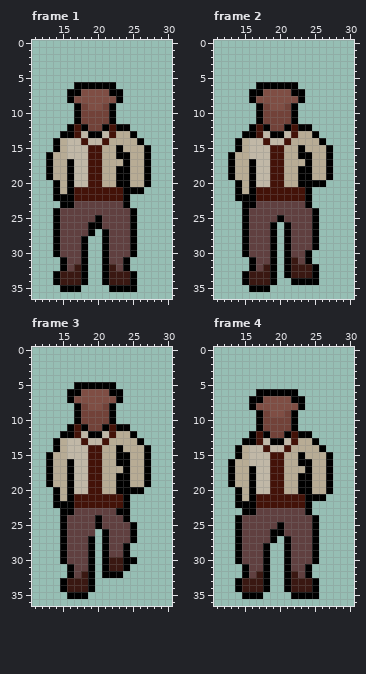
Edited in one commit: animated GIF sprite (packages/client/src/assets/villager/villager_up.gif). The picture above was drawn from the file before the commit.
The file is 80x80 pixels, drawn in blocks of 2x2; one block is one cell here. Shown: frame 1: x 11..30, y 0..36; frame 2: x 11..30, y 0..36; frame 3: x 11..30, y 0..36; frame 4: x 11..30, y 0..36. The commit also changed other frames, which this record leaves out.
Once edited:
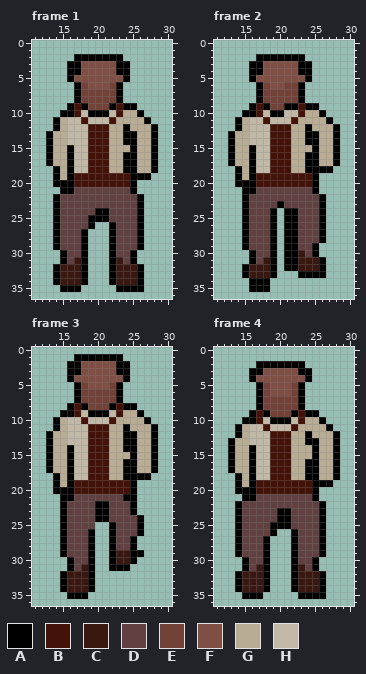
Palette (. is transparent): A #000000  B #431208  C #3a1812  D #604040  E #724239  F #7f4e44  G #b8ac95  H #c1b8a7
Change:
Changed rows in their new state; - is an unchanged pixel.
Frame 1:
first column x 13:
 2 ----AAAAAAA-----
 3 ---AAFFFFFAA----
 4 ---AAFFFFFAA----
 5 ---AFFFFFFFA----
 6 -----EFFFEA-----
 7 ---.-EEEEE------
 8 ---.AEEEEE------
 9 ---ABAEE--BAA---
10 --AABHAAAHBGGA--
11 -AGHHBHHHBGGGGA-
12 -AGHHHBBBGG-GGGA
13 AGGHH-BBBG-A-GGA
14 AG---HBB---AAGGA
15 AG-A----B-G-A-GA
16 ---A----B-G-A-GA
17 --------B---A-GA
18 .A------B-G-A-GA
19 .A--BB--BBBBAA--
20 --A-BB--BBBBA..-
21 -.A-DDDDDDDD-.--
22 --DDDDDDDDDDDA--
23 -ADD-------DDA--
24 -------AA---DA--
25 ------A-A---DA--
26 -------..A--DA--
27 -----A.-.A--DA--
28 --------.A--DA--
29 --------.A--DA--
30 -.A-----.A------
31 ----C---.ACDA---
32 -ACC----.ACCCA--
33 --------.A--CA--
34 --------.A--CA--
35 ---------.---A--
Frame 2:
first column x 13:
 2 ----AAAAAAA-----
 3 ---AAFFFFFAA----
 4 ---AAFFFFFAA----
 5 ---AFFFFFFFA----
 6 -----EFFEEA-----
 7 ---.-EEEEE------
 8 ---.AEEEEE------
 9 ---ABAEEA-BAA---
10 --AABHAAHHBGGA--
11 -AGHHBHHHBGGGGA-
12 -AGHHHBBBGG-GGGA
13 AGGHH-BBBG-A-GGA
14 AG---HBB---AAGGA
15 AG-A----B-G-A-GA
16 ---A----B-G-A-GA
17 --------B---A-GA
18 .A------B-G-AA--
19 .A--BB--BBBBA..-
20 --A-BB--BBBB-.--
21 -.A-DDDDDDDDA---
22 -.-DDDDDDDDDDA--
23 ---D---A---DDA--
24 ------A.AA--DA--
25 ------A.AA--DA--
26 ---------A--DA--
27 ---------A--DA--
28 ---------A--DA--
29 ---------A------
30 --.A-----ACDA---
31 -----C---ACCCA--
32 --ACC----A--CA--
33 --------..AA-A--
34 --.AAA.--....---
Frame 3:
first column x 13:
 1 ----AAAAAAA-----
 2 ---AAFFFFFAA----
 3 ---AAFFFFFAA----
 4 ---AFFFFFFFA----
 5 -----EFFFEA-----
 6 ---.-EEEEE------
 7 ---.AEEEEE------
 8 ---ABAEE--BAA---
 9 --AABHAAAHBGGA--
10 -AGHHBHHHBGGGGA-
11 -AGHHHBBBGG-GGGA
12 AGGHH-BBBG-A-GGA
13 AG---HBB---AAGGA
14 AG-A----B-GAA-GA
15 ---A----B-GGA-GA
16 --------B-G-A-GA
17 --------B---A-GA
18 .A------B-G-AA--
19 .A--BB--BBBBA..-
20 --A-BB--BBBB-.--
21 -.A-DDDDDDD-A---
22 -.-DDDDAADDDA---
23 ---D---AA-DDA---
24 --------A--DDA--
25 -------..A--DA--
26 ------A-.A--DA--
27 --------.A------
28 --------.A-DA---
29 --------.ACCAA--
30 --.A----.A-C----
31 -----C--.AA-----
32 --ACC---...-----
Frame 4:
first column x 13:
 2 ----AAAAAAA-----
 3 ---AAFFFFFAA----
 4 ---AFFFFFFFA----
 5 ----AEFFFEA-----
 6 -----EFFFEA-----
 7 ---.-EEEEE------
 8 ---.AEEEEE------
 9 ---ABAEE--BAA---
10 --AABHAAAHBGGA--
11 -AGHHBHHHBGGGGA-
12 -AGHHHBBBGG-GGGA
13 AGGHH-BBBG-A-GGA
14 AG-A-HBB----AGGA
15 AG-A----B-G-A-GA
16 ---A----B-G-A-GA
17 --------B---A-GA
18 .A------B-G-A-GA
19 .A--BB--BBBBAA--
20 --A-BB--BBBBA..-
21 -.A-DDDDDDDD-.--
22 --DDDDDDDDDDDA--
23 -ADD---AA--DDA--
24 -------AA---DA--
25 ------A-A---DA--
26 -------..A--DA--
27 -----A.-.A--DA--
28 --------.A--DA--
29 --------.A--DA--
30 -.A-----.A------
31 ----C---.ACDA---
32 -ACC----.ACCCA--
33 --------.A--CA--
34 --------.A--CA--
35 ---------.---A--
Changed places in both pictures, as pixel boxes (x1, y1, x2, y2):
changed: (46, 54, 158, 292)
changed: (228, 54, 340, 285)
changed: (46, 354, 158, 578)
changed: (228, 361, 340, 599)
